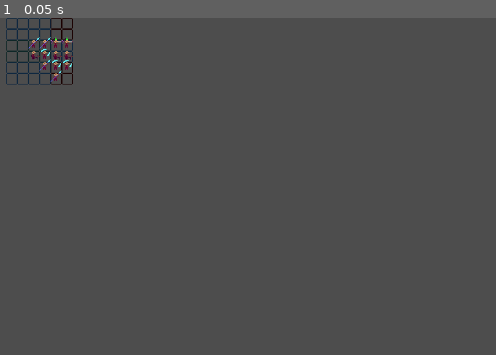
Above: before the commit, frame 1.
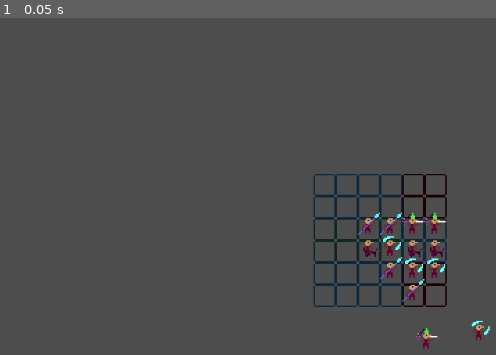
Above: after the commit, the same moment.

Repository: PowerGlove42/automeddler
Game: Godot game, scene res://arena/battlefields/battlefield1.tscn
The game is run twice, just before and just after one commit, with the same random seed, the same clock (stepped at 60 frames per second) and the same inputs. The project has no main scene, so this scene is started directly.
Inputs:
- Up to frame 1 (0.05 s): no input

The runs differ from the first frame. In frame 1, 4.5% of the frame differs, in the area x 1-99%, y 0-99%.

Commit message:
drag & drop work now

Diff:
--- a/arena/battlefields/battlefield1.tscn
+++ b/arena/battlefields/battlefield1.tscn
@@ -7,6 +7,10 @@
 [ext_resource type="PackedScene" uid="uid://dk5eiqb6587rn" path="res://units/dog.tscn" id="5_nnekr"]
 [ext_resource type="PackedScene" uid="uid://byhmyttv4hcky" path="res://units/juan.tscn" id="6_gmfee"]
 [ext_resource type="PackedScene" uid="uid://fnlqno3kw3v2" path="res://units/lancerlot.tscn" id="7_r4xqd"]
+[ext_resource type="PackedScene" uid="uid://bdis4c2xfx62w" path="res://tools/drag.tscn" id="8_av48d"]
+[ext_resource type="Texture2D" uid="uid://dei4w7todbei8" path="res://units/based.png" id="9_ku7d2"]
+[ext_resource type="Texture2D" uid="uid://5unu031gjwsi" path="res://units/juan.png" id="9_meetc"]
+[ext_resource type="PackedScene" uid="uid://d0r6wittxipuw" path="res://tools/drop.tscn" id="10_nbxmb"]
 
 [sub_resource type="TileSetScenesCollectionSource" id="TileSetScenesCollectionSource_of45n"]
 scenes/1/scene = ExtResource("1_u7tbh")
@@ -26,6 +30,9 @@
 sources/0 = SubResource("TileSetScenesCollectionSource_qb3ui")
 
 [node name="battlefield" type="Node2D"]
+texture_filter = 1
+position = Vector2(395, 225)
+scale = Vector2(2, 2)
 
 [node name="TileMapLayer" type="TileMapLayer" parent="."]
 tile_map_data = PackedByteArray("AAAFAAIABAAAAAAAAgAGAAIABAAAAAAAAgADAAIABAAAAAAAAgADAAMABAAAAAAAAgAEAAIABAAAAAAAAgAHAA …(496 unchanged characters)…
@@ -34,3 +41,23 @@
 [node name="TileMapLayer2" type="TileMapLayer" parent="."]
 tile_map_data = PackedByteArray("AAAIAAIAAAAAAAAAAQAHAAIAAAAAAAAAAQAIAAMAAAAAAAAAAgAHAAMAAAAAAAAAAgAIAAQAAAAAAAAAAwAHAAQAAAAAAAAAAwAGAAMAAAAAAAAAAwAGAAIAAAAAAAAABAAFAAIAAAAAAAAABAAHAAUAAAAAAAAABAAGAAQAAAAAAAAABAAFAAMAAAAAAAAAAgA=")
 tile_set = SubResource("TileSet_nl6gu")
+
+[node name="drag" parent="." instance=ExtResource("8_av48d")]
+position = Vector2(167, 111)
+
+[node name="Sprite2D" type="Sprite2D" parent="drag"]
+position = Vector2(1, 2)
+texture = ExtResource("9_meetc")
+
+[node name="drag2" parent="." instance=ExtResource("8_av48d")]
+position = Vector2(129, 117)
+
+[node name="Sprite2D" type="Sprite2D" parent="drag2"]
+position = Vector2(1, 2)
+texture = ExtResource("9_ku7d2")
+
+[node name="drop" parent="." instance=ExtResource("10_nbxmb")]
+position = Vector2(192.5, 73)
+
+[node name="drop2" parent="." instance=ExtResource("10_nbxmb")]
+position = Vector2(246, 70)
--- a/project.godot
+++ b/project.godot
@@ -13,3 +13,34 @@
 config/name="autobattler"
 config/features=PackedStringArray("4.3", "Forward Plus")
 config/icon="res://icon.svg"
+
+[global_group]
+
+drop="drop section of drag&drop"
+
+[input]
+
+ui_left_mouse={
+"deadzone": 0.5,
+"events": [Object(InputEventMouseButton,"resource_local_to_scene":false,"resource_name":"","device":-1,"window_id":0,"alt_pressed":false,"shift_pressed":false,"ctrl_pressed":false,"meta_pressed":false,"button_mask":1,"position":Vector2(158, 18),"global_position":Vector2(167, 64),"factor":1.0,"button_index":1,"canceled":false,"pressed":true,"double_click":false,"script":null)
+]
+}
+ui_right_mouse={
+"deadzone": 0.5,
+"events": [Object(InputEventMouseButton,"resource_local_to_scene":false,"resource_name":"","device":-1,"window_id":0,"alt_pressed":false,"shift_pressed":false,"ctrl_pressed":false,"meta_pressed":false,"button_mask":2,"position":Vector2(351, 7),"global_position":Vector2(360, 53),"factor":1.0,"button_index":2,"canceled":false,"pressed":true,"double_click":false,"script":null)
+]
+}
+ui_middle_mouse={
+"deadzone": 0.5,
+"events": [Object(InputEventMouseButton,"resource_local_to_scene":false,"resource_name":"","device":-1,"window_id":0,"alt_pressed":false,"shift_pressed":false,"ctrl_pressed":false,"meta_pressed":false,"button_mask":4,"position":Vector2(232, 19),"global_position":Vector2(241, 65),"factor":1.0,"button_index":3,"canceled":false,"pressed":true,"double_click":false,"script":null)
+]
+}
+ui_left_mouse_released={
+"deadzone": 0.5,
+"events": []
+}
+
+[layer_names]
+
+2d_physics/layer_1="drag&drop units"
+2d_physics/layer_2="mouse interactions"
--- a/tools/drag.gd
+++ b/tools/drag.gd
@@ -1,11 +1,78 @@
 extends Node2D
 
+enum states{
+	FLOATING,
+	RESTING,
+	HELD,
+}
 
-# Called when the node enters the scene tree for the first time.
+var home: Node2D = null;
+var current_state;
+var moused_over: bool = false;
+
+@onready var marker = $Marker2D;
+@onready var area2d = $Area2D;
+
 func _ready() -> void:
-	pass # Replace with function body.
+	current_state = states.RESTING;
+
+func _physics_process(delta: float) -> void:
+	if (current_state == states.FLOATING):
+		if home:
+			move_towards(home.global_position)
+			if global_position == home.global_position:
+				current_state = states.RESTING;
+	elif (current_state == states.RESTING):
+		pass
+	elif (current_state == states.HELD):
+		follow_mouse();
+	else:
+		push_error("state not set");
+
+func move_towards(location: Vector2) -> void:
+	global_position = lerp(global_position, location, 0.5);
+
+func follow_mouse() -> void:
+	global_position = get_viewport().get_mouse_position();
+
+func _on_area_2d_input_event(viewport: Node, event: InputEvent, shape_idx: int) -> void:
+	if event.is_action_pressed("ui_left_mouse") and current_state == states.RESTING:
+		if home:
+			home.move_out();
+		current_state = states.HELD;
+	elif event.is_action_released("ui_left_mouse") and current_state == states.HELD:
+		set_new_home();
+	elif event.is_action_pressed("ui_left_mouse") and current_state == states.FLOATING:
+		current_state = states.HELD;
+
+func _on_area_2d_mouse_entered() -> void:
+	moused_over = true;
+
+func _on_area_2d_mouse_exited() -> void:
+	moused_over = false;
 
 
-# Called every frame. 'delta' is the elapsed time since the previous frame.
-func _process(delta: float) -> void:
-	pass
+
+
+func set_new_home():
+	var target = find_next_home();
+	var partner = null;
+	if target:
+		partner = target.get_inhabitant();
+	if partner:
+		partner.rehome(home);
+	rehome(target);
+
+func find_next_home() -> Node:
+	var target:Node2D = home;
+	var distance = 9999999999;
+	for i in area2d.get_overlapping_areas():
+		if (i.global_position - global_position).length() < distance:
+			target = i.get_parent();
+	return target
+
+func rehome(target: Node2D) -> void:
+	home = target;
+	current_state = states.FLOATING;
+	if home:
+		home.set_inhabitant(self);
--- a/tools/drag.tscn
+++ b/tools/drag.tscn
@@ -1,6 +1,20 @@
-[gd_scene load_steps=2 format=3 uid="uid://bdis4c2xfx62w"]
+[gd_scene load_steps=3 format=3 uid="uid://bdis4c2xfx62w"]
 
 [ext_resource type="Script" path="res://tools/drag.gd" id="1_8jbha"]
 
+[sub_resource type="CircleShape2D" id="CircleShape2D_hbtvd"]
+
 [node name="drag" type="Node2D"]
 script = ExtResource("1_8jbha")
+
+[node name="Area2D" type="Area2D" parent="."]
+collision_layer = 2
+
+[node name="CollisionShape2D" type="CollisionShape2D" parent="Area2D"]
+shape = SubResource("CircleShape2D_hbtvd")
+
+[node name="Marker2D" type="Marker2D" parent="."]
+
+[connection signal="input_event" from="Area2D" to="." method="_on_area_2d_input_event"]
+[connection signal="mouse_entered" from="Area2D" to="." method="_on_area_2d_mouse_entered"]
+[connection signal="mouse_exited" from="Area2D" to="." method="_on_area_2d_mouse_exited"]
--- a/tools/drop.gd
+++ b/tools/drop.gd
@@ -1,31 +1,12 @@
 extends Node2D
 
-enum states{
-	FLOATING,
-	RESTING,
-	HELD,
-}
+var inhabitant:Node = null;
 
-var current_state;
+func get_inhabitant() -> Node2D:
+	return inhabitant;
 
-# Called when the node enters the scene tree for the first time.
-func _ready() -> void:
-	current_state = states.FLOATING;
+func set_inhabitant(newInhabitant:Node):
+	inhabitant = newInhabitant;
 
-func _physics_process(delta: float) -> void:
-	if (current_state == states.FLOATING):
-		pass
-	elif (current_state == states.RESTING):
-		pass
-	elif (current_state == states.HELD):
-		pass
-	else:
-		push_error("state not set");
-
-
-
-
-
-# Called every frame. 'delta' is the elapsed time since the previous frame.
-func _process(delta: float) -> void:
-	pass
+func move_out():
+	inhabitant = null;
--- a/tools/drop.tscn
+++ b/tools/drop.tscn
@@ -1,6 +1,16 @@
-[gd_scene load_steps=2 format=3 uid="uid://d0r6wittxipuw"]
+[gd_scene load_steps=3 format=3 uid="uid://d0r6wittxipuw"]
 
 [ext_resource type="Script" path="res://tools/drop.gd" id="1_doq44"]
 
-[node name="drop" type="Node2D"]
+[sub_resource type="RectangleShape2D" id="RectangleShape2D_nu76a"]
+
+[node name="drop" type="Node2D" groups=["drop"]]
 script = ExtResource("1_doq44")
+
+[node name="Marker2D" type="Marker2D" parent="."]
+
+[node name="Area2D" type="Area2D" parent="."]
+collision_mask = 0
+
+[node name="CollisionShape2D" type="CollisionShape2D" parent="Area2D"]
+shape = SubResource("RectangleShape2D_nu76a")
Not shown: 1 places in arena/battlefields/battlefield1.tscn that only renumber resources
